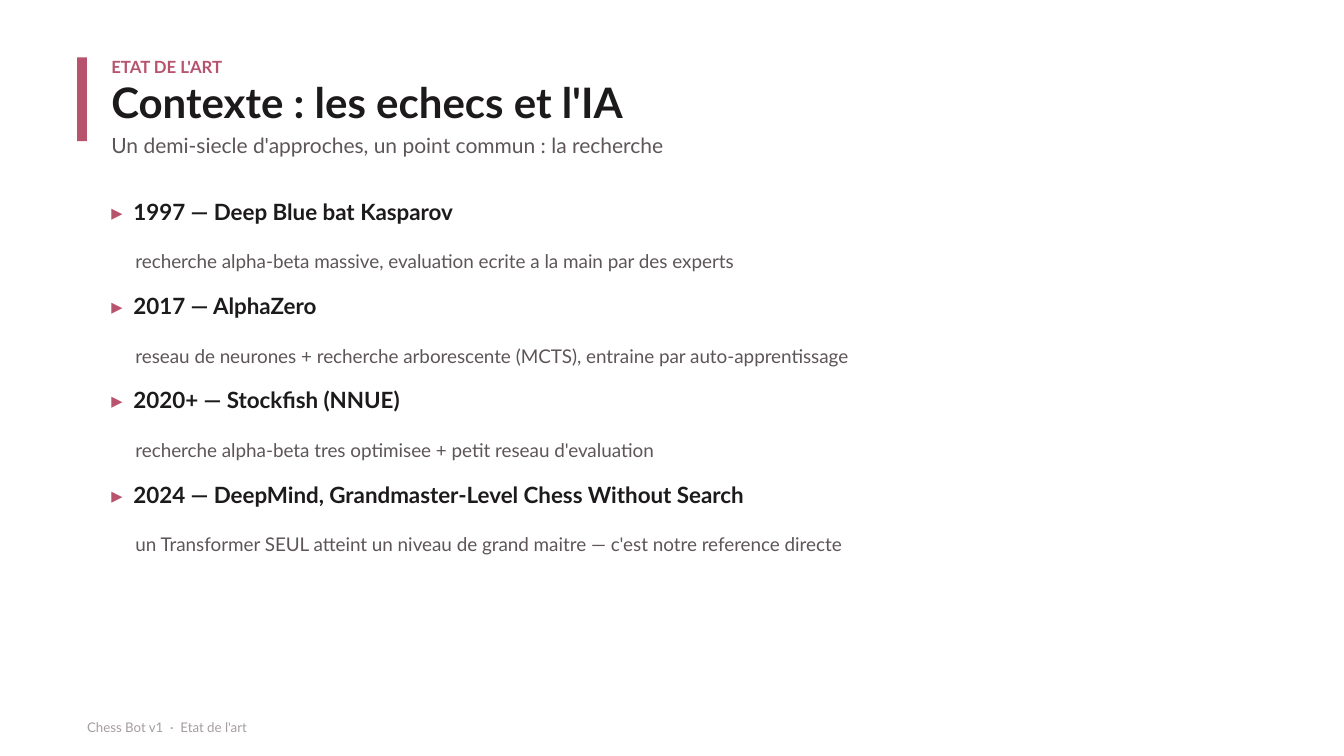
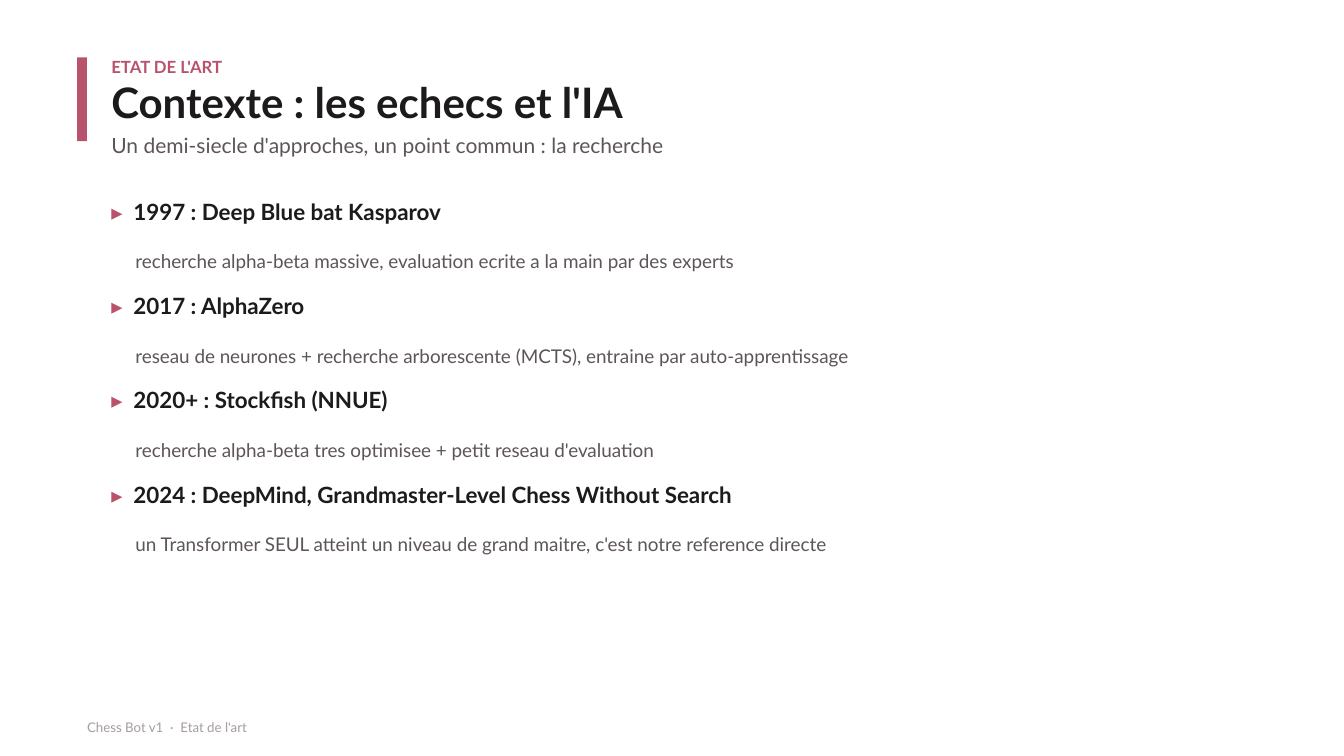
Before and after one commit to naadjath/chess-bot-v1, a slide deck: slide 3 of LIVRABLES/6-Soutenance/Soutenance.pptx. Drawn at 1344x756 pixels with LibreOffice and Linux fonts; fonts in the diff are those of the drawing. Boxes give left, top, right and bottom in pixels: in the first picture for what was removed or moved away, otherwise in the second. Text is boxed around its words. In the diff, an @@ line names an element or a change of style, - is before the commit and + after.

```diff
--- a/LIVRABLES/6-Soutenance/Soutenance.pptx
+++ b/LIVRABLES/6-Soutenance/Soutenance.pptx
@@ text at (x1=133, y1=203, x2=441, y2=224): text changed @@
-▸ 1997 — Deep Blue bat Kasparov
+▸ 1997 : Deep Blue bat Kasparov
@@ text at (x1=133, y1=297, x2=304, y2=318): text changed @@
-▸ 2017 — AlphaZero
+▸ 2017 : AlphaZero
@@ text at (x1=133, y1=390, x2=388, y2=412): text changed @@
-▸ 2020+ — Stockfish (NNUE)
+▸ 2020+ : Stockfish (NNUE)
@@ text at (x1=133, y1=486, x2=826, y2=555): text changed @@
-▸ 2024 — DeepMind, Grandmaster-Level Chess Without Search
-un Transformer SEUL atteint un niveau de grand maitre — c'est notre reference directe
+▸ 2024 : DeepMind, Grandmaster-Level Chess Without Search
+un Transformer SEUL atteint un niveau de grand maitre, c'est notre reference directe
```
Also in this commit, not shown: 11 other slides changed, 3 other files.
